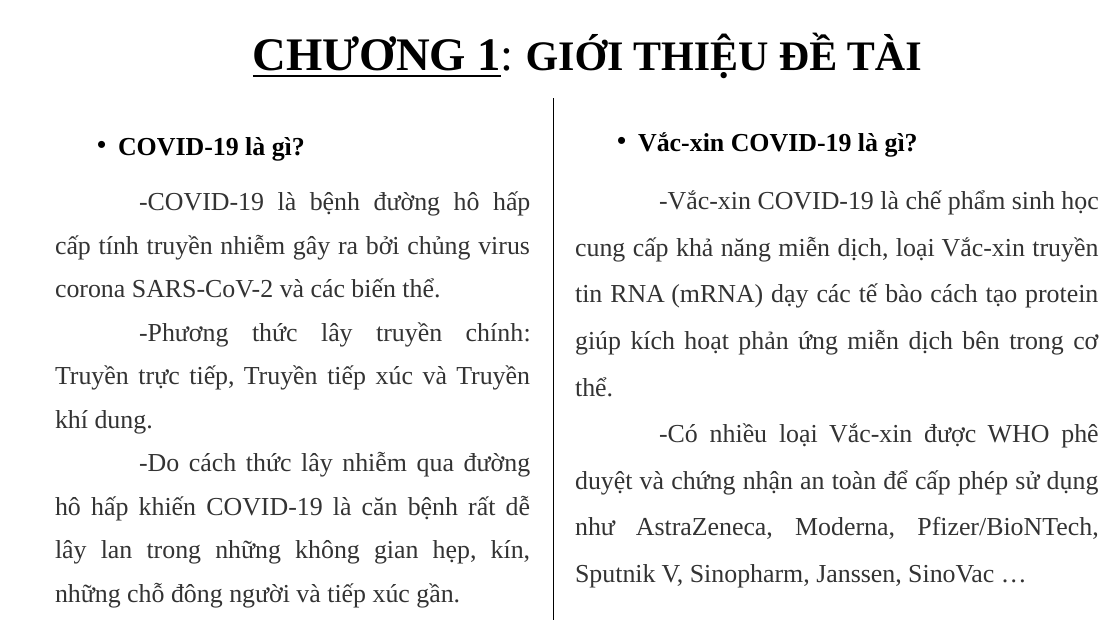
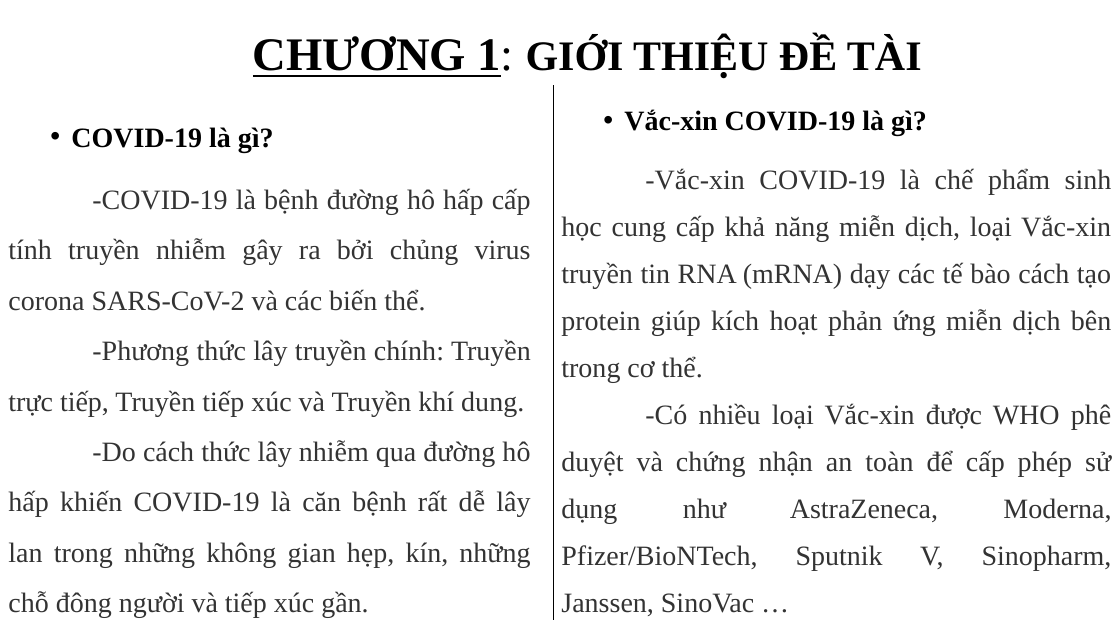
Before and after one commit to tanduy2407/Covid-19, a slide deck: slide 3 of data/DATH_HK1_2122_41502101_PhamHoangTanDuy.pptx. Drawn at 1120x630 pixels with LibreOffice and Linux fonts; fonts in the diff are those of the drawing; background and template pictures are left out. Boxes give left, top, right and bottom in pixels: in the first picture for what was removed or moved away, otherwise in the second. Text is boxed around its words. In the diff, an @@ line names an element or a change of style, - is before the commit and + after.

```diff
--- a/data/DATH_HK1_2122_41502101_PhamHoangTanDuy.pptx
+++ b/data/DATH_HK1_2122_41502101_PhamHoangTanDuy.pptx
@@ text "Vắc-xin COVID-19 là gì?": place and size @@
-text "Vắc-xin COVID-19 là gì?" at bbox=[575, 132, 1099, 588]
+text "Vắc-xin COVID-19 là gì?" at bbox=[561, 109, 1112, 571]
@@ text "Vắc-xin COVID-19 là gì?" at bbox=[561, 109, 1112, 571]: size 22.2 to 24 pt; line spacing 1.5 to 1.4 @@
@@ line moved from (553, 98) - (553, 620) to (553, 85) - (553, 620) @@
@@ text "COVID-19 là gì?": place and size @@
-text "COVID-19 là gì?" at bbox=[55, 137, 531, 608]
+text "COVID-19 là gì?" at bbox=[8, 127, 531, 618]
@@ text "COVID-19 là gì?" at bbox=[8, 127, 531, 618]: size 22.2 to 24 pt; line spacing 1.4 to 1.5 @@
```
Also in this commit, not shown: 13 other slides changed, 4 slides added, 10 slides removed, 11 other files.
